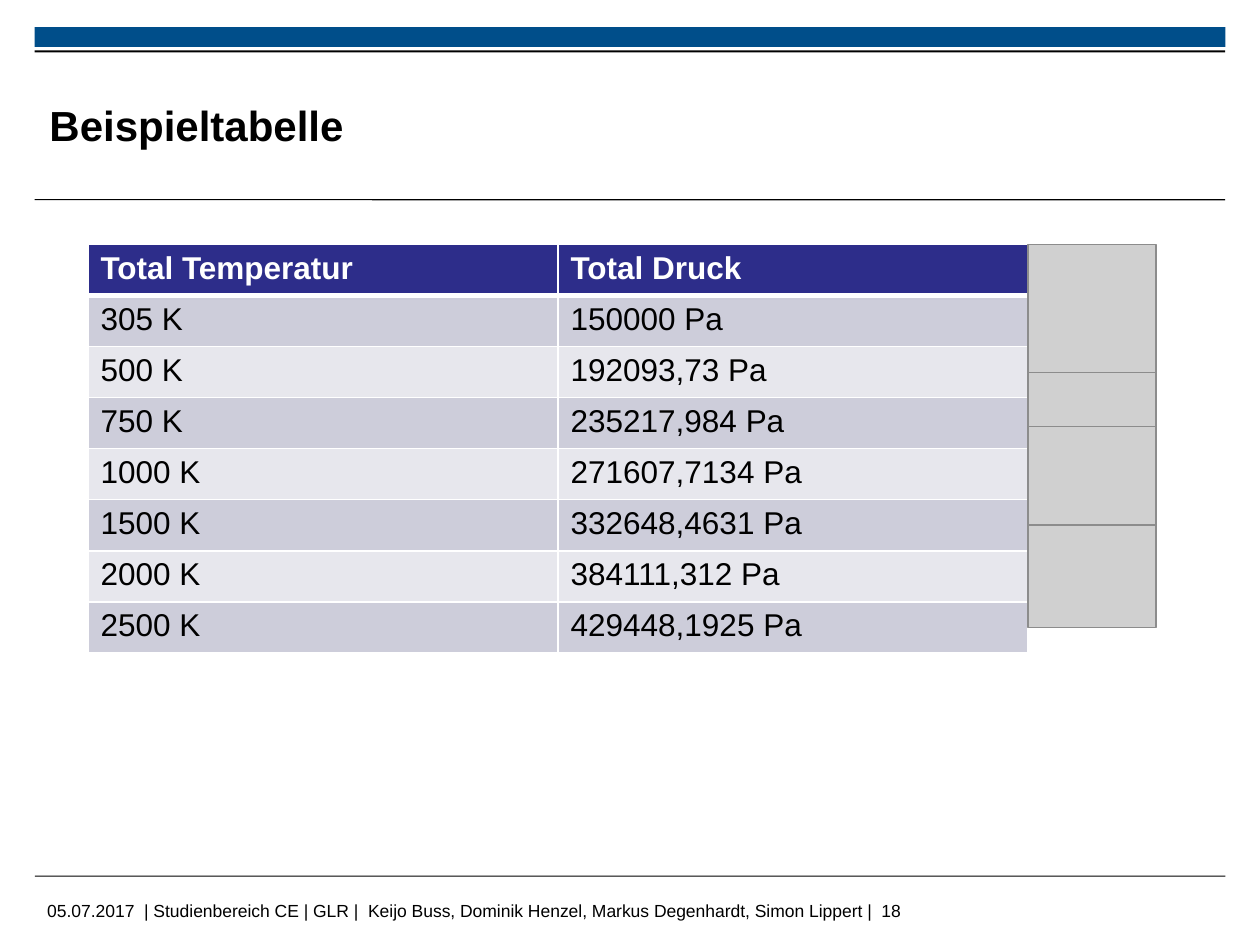
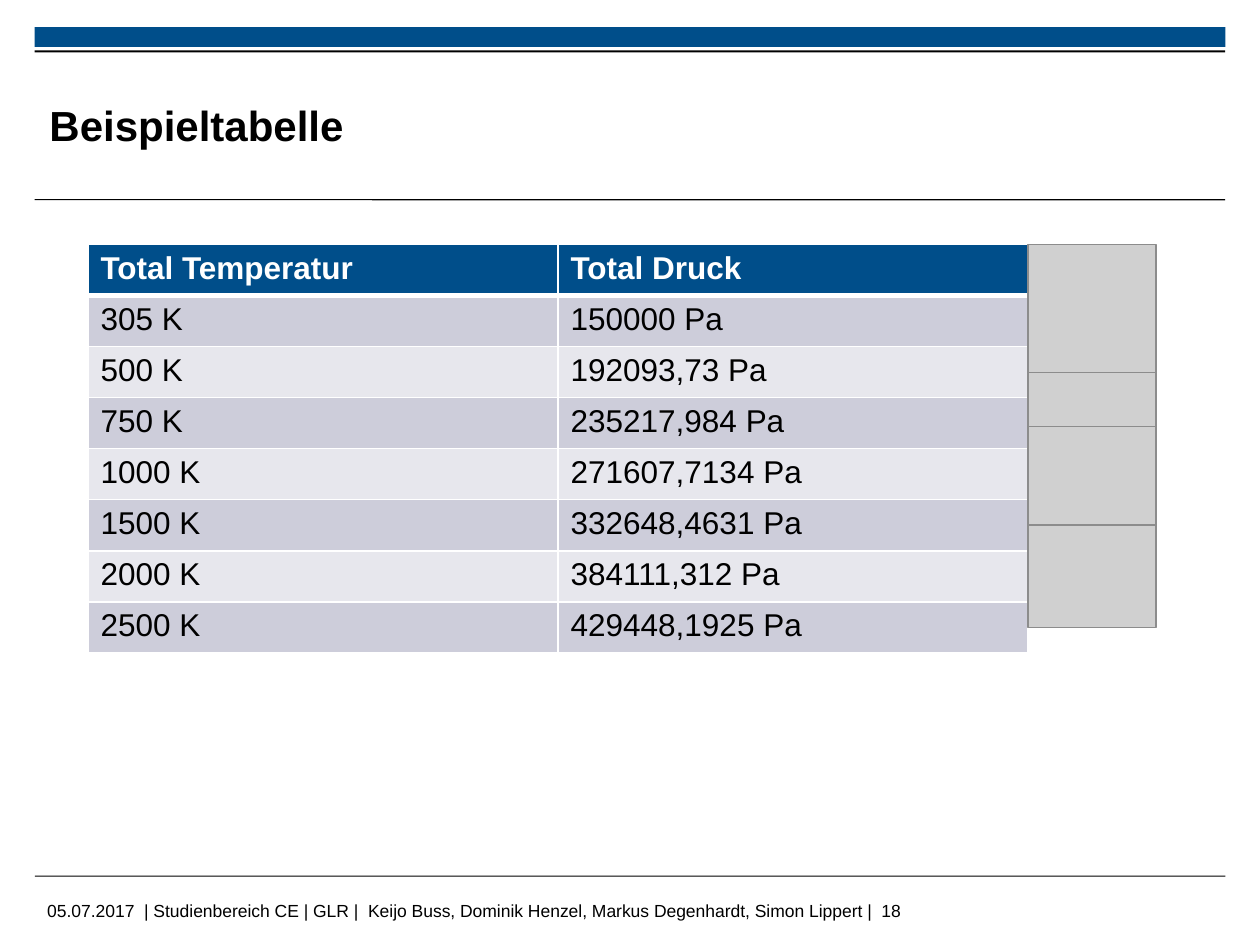
Before and after one commit to MDegenhardt/AusarbeitungADP, a slide deck: slide 18 of Präsentation/Abschluss_Präsentation_Simon.pptx. Drawn at 1260x945 pixels with LibreOffice and Linux fonts; fonts in the diff are those of the drawing; grey boxes stand for pictures; background and template pictures are left out. Boxes give left, top, right and bottom in pixels: in the first picture for what was removed or moved away, otherwise in the second. Text is boxed around its words. In the diff, an @@ line names an element or a change of style, - is before the commit and + after.

```diff
--- a/Präsentation/Abschluss_Präsentation_Simon.pptx
+++ b/Präsentation/Abschluss_Präsentation_Simon.pptx
@@ table at (x1=88, y1=244, x2=1028, y2=653) @@
@@ fill #2D2D8A to #004E8A in row 1 @@
```
Also in this commit, not shown: 3 other slides changed, 1 slide added, 1 slide removed.
